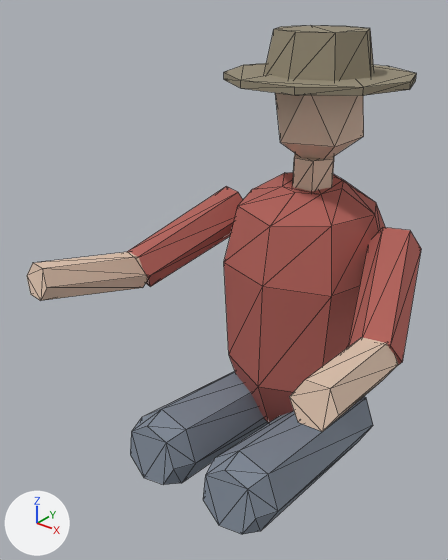
The glTF model models/paddler.glb as it was, and as the next commit left it.
Rendered twice from a 50 mm camera at (0.692, -1.184, 1.311) aimed at (-0.076, -0.225, 0.716). The axes (+X, +Y, +Z) are drawn at lower left. The lights are the same throughout. The picture after the commit comes second. Mesh edges are drawn as thin lines. Where no turn or scale is listed for an object, it has been applied to the vertices. Vertices at exactly the same position are counted once.

Names of what the first picture shows: 'Paddler_brim', 'Paddler_crown', 'Paddler_head', 'Paddler_larm', 'Paddler_larm.001', 'Paddler_neck', 'Paddler_thigh', 'Paddler_thigh.001', 'Paddler_torso', 'Paddler_uarm', 'Paddler_uarm.001'.
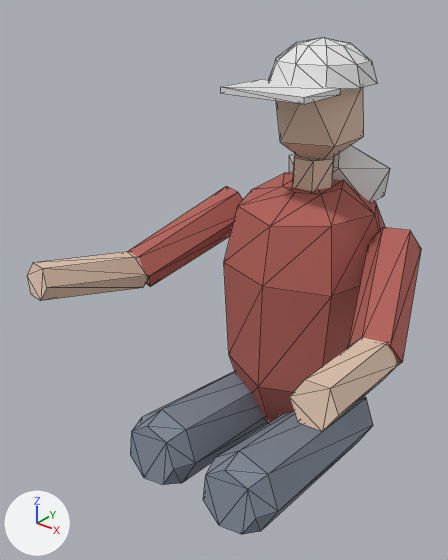
Changed parts and their boxes (x1, y1, x2, y2) in the pictures (448 x 560 px):
'Paddler_crown', reshaped, moved, recoloured
    before: (264, 25, 374, 81)
    after: (269, 37, 377, 89)
'Paddler_brim', deleted (brown)
    before: (224, 63, 417, 96)
'Paddler_hood', added
    after: (289, 145, 390, 202)
'Paddler_bill', added
    after: (221, 79, 341, 104)
part 1 of me_paddler_crown, deleted (brown)
    before: (264, 25, 374, 81)
part 2 of me_paddler_crown, added
    after: (269, 37, 377, 89)

The edits, one by one:
Material 'cap' (mat_cap) is new.
Its base color is (0.8, 0.8, 0.8) (white #e7e7e7).
Material 'hoodie' (mat_hoodie) is new.
Its base color is (0.8, 0.8, 0.8) (white #e7e7e7).
me_paddler_crown is used by ob_paddler_crown; location (0.0, 0.0, 1.12).
me_paddler_crown had 16 vertices, 28 faces and spanned x -0.12..0.12, y -0.12..0.12, z 0.0..0.1.
me_paddler_crown no longer uses material mat_hatpaddler (brown #958b76).
me_paddler_crown now has 31 vertices, 50 faces and spans x -0.109..0.109, y -0.111..0.131, z 1.117..1.203.
me_paddler_crown part 1: the whole mesh is rebuilt.
Part 2, on me_paddler_crown:
31 vertices are added at x -0.109..0.109, y -0.111..0.131, z 1.117..1.203.
50 new faces join them.
me_paddler_crown gains material mat_cap (white #e7e7e7).
Mesh me_paddler_hood is new.
It is an icosphere of 20 faces spanning x -0.133..0.133, y 0.04..0.18, z 0.802..0.978.
It uses material mat_hoodie (white #e7e7e7).
Mesh me_paddler_bill is new.
It is a box spanning x -0.095..0.095, y -0.21..-0.08, z 1.11..1.122.
It uses material mat_cap (white #e7e7e7).
Object 'Paddler_brim' (ob_paddler_brim) is deleted.
Object 'Paddler_crown' (ob_paddler_crown) moves from (0.0, 0.0, 1.12) to (0.0, 0.0, 0.0).
Object 'Paddler_hood' (ob_paddler_hood) is new; it shows me_paddler_hood.
Its location is (0.0, 0.0, 0.0).
Object 'Paddler_bill' (ob_paddler_bill) is new; it shows me_paddler_bill.
Its location is (0.0, 0.0, 0.0).
